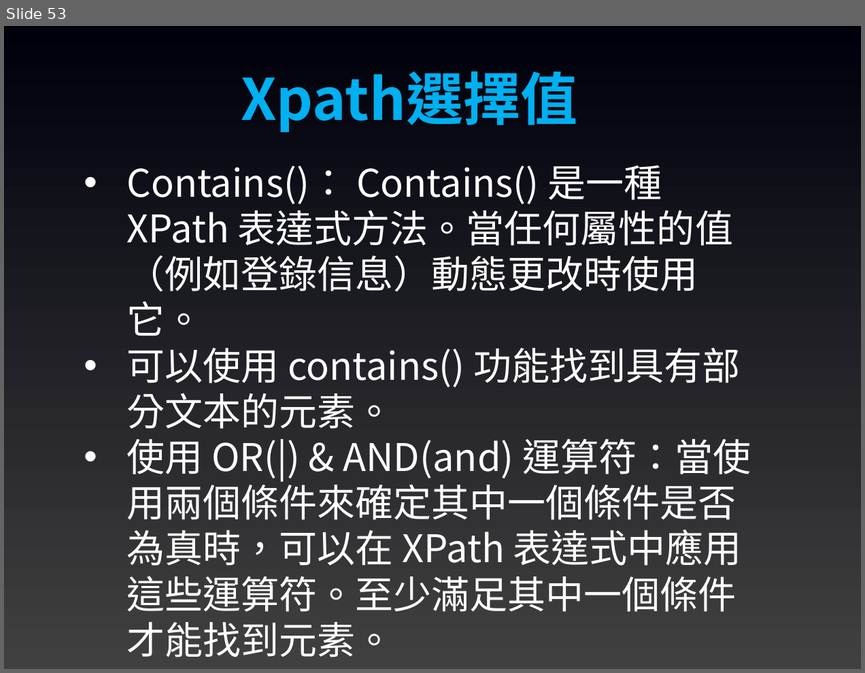
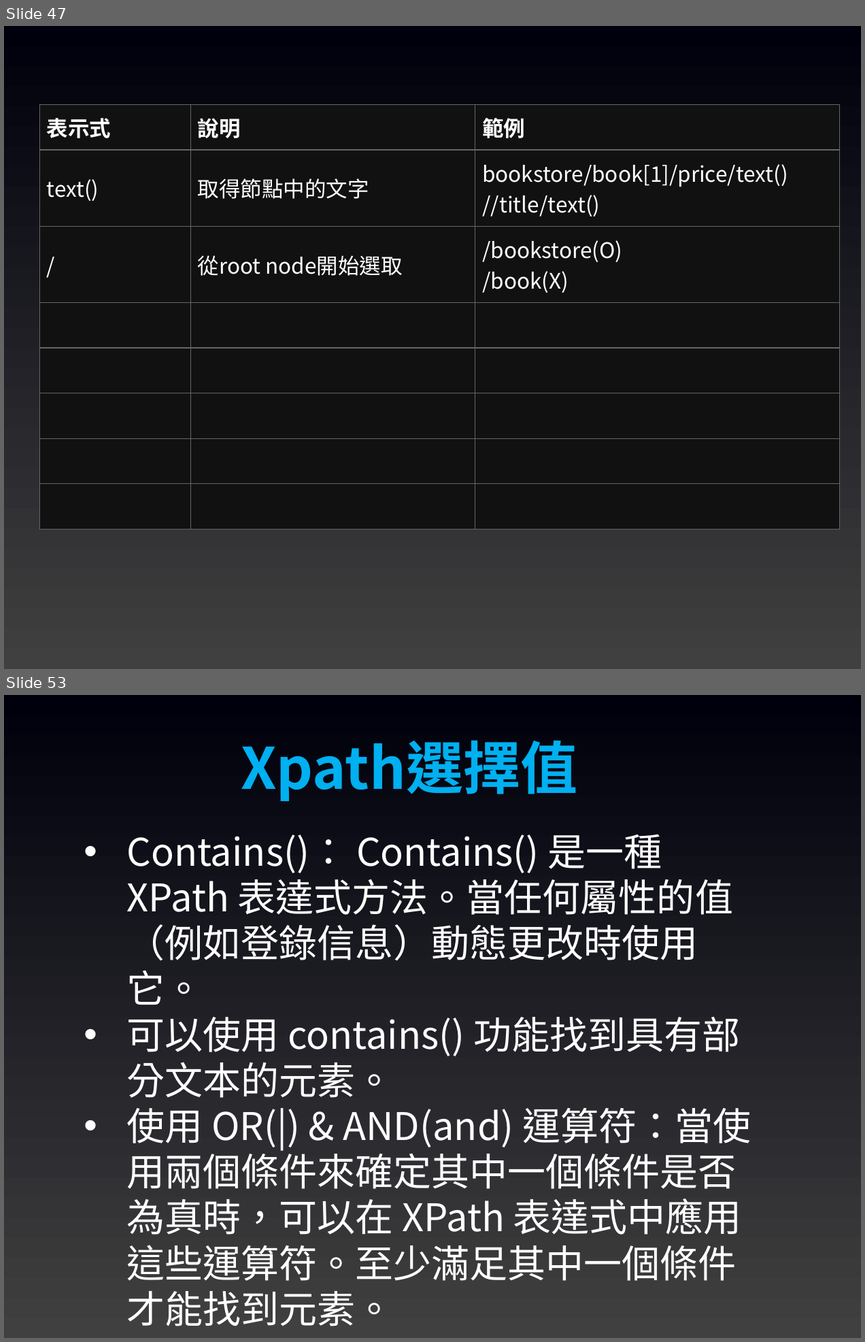
Before and after one commit to joshhu/mustwebcrawler2023, a slide deck: 03.pptx. Shown one above the other, each under a label of ours: slide 53 before the commit, slides 47 and 53 after it; the slides between them are not shown. The pictures are 865x673 and 865x1342 pixels, drawn with LibreOffice and Linux fonts; fonts in the diff are those of the drawing. Boxes give left, top, right and bottom in pixels: in the first picture for what was removed or moved away, otherwise in the second. Text is boxed around its words. In the diff, an @@ line names an element or a change of style, - is before the commit and + after.

```diff
--- a/03.pptx
+++ b/03.pptx
@@ slide 47 added at (4,26,861,669), background gradient #404040 to #00000C @@
@@ table added at (40,105,839,476), 8 rows, 3 columns @@
+表示式 | 說明 | 範例
+text() | 取得節點中的文字 | bookstore/book[1]/price/text() / //title/text()
+/ | 從root node開始選取 | /bookstore(O) / /book(X)
+ |  | 
+ |  | 
+ |  | 
+ |  | 
+ |  | 
```
Also in this commit, not shown: 45 slides changed, 1 slide removed.
